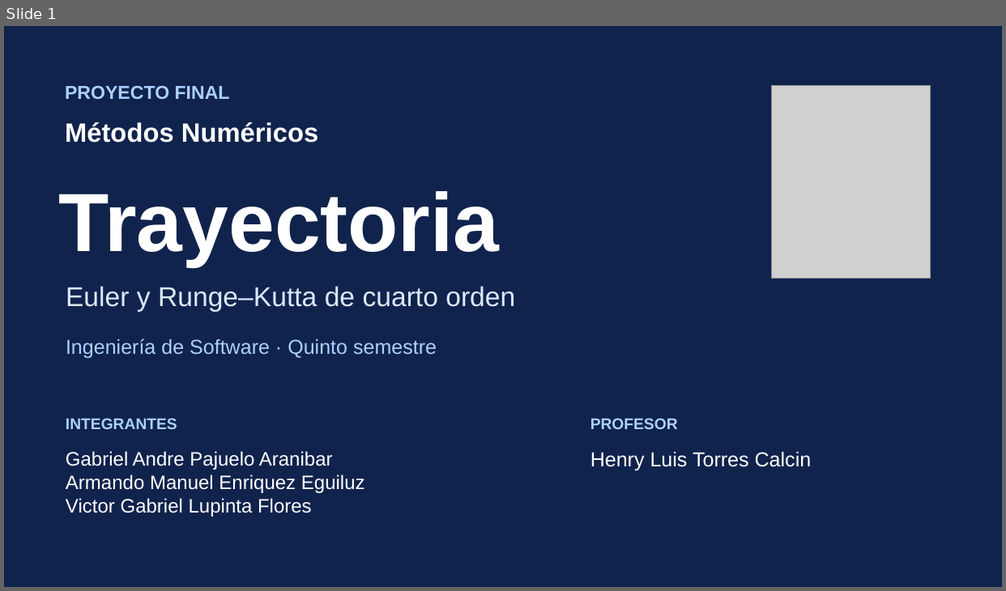
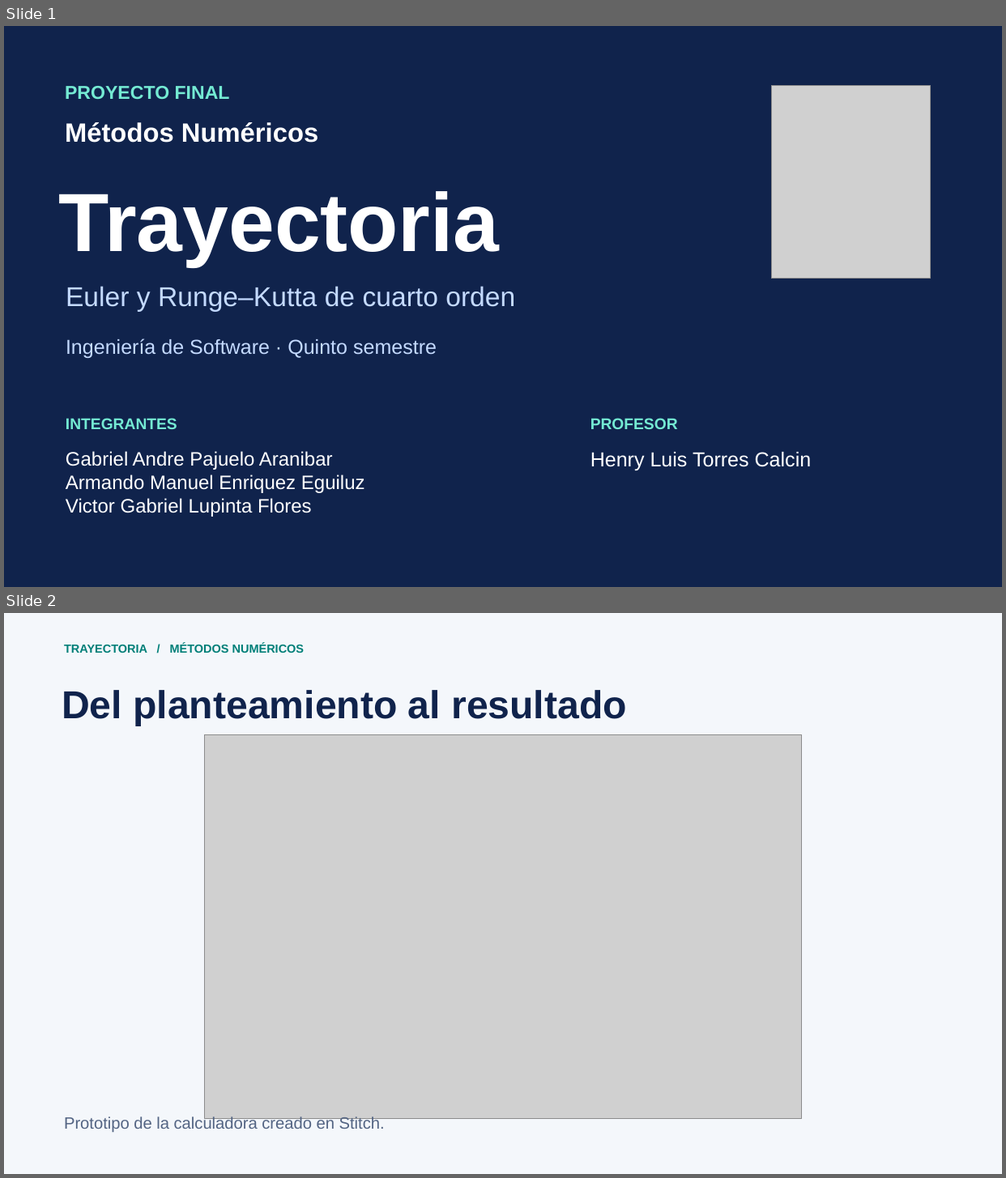
Before and after one commit to Quetzalq4321q/metodos-numericos, a slide deck: output/Trayectoria-Demostracion.pptx. Shown one above the other, each under a label of ours: slide 1 before the commit, slides 1 and 2 after it. The pictures are 1006x591 and 1006x1178 pixels, drawn with LibreOffice and Linux fonts; fonts in the diff are those of the drawing; grey boxes stand for pictures. Boxes give left, top, right and bottom in pixels: in the first picture for what was removed or moved away, otherwise in the second. Text is boxed around its words. In the diff, an @@ line names an element or a change of style, - is before the commit and + after.

```diff
--- a/output/Trayectoria-Demostracion.pptx
+++ b/output/Trayectoria-Demostracion.pptx
@@ slide 2 added at (4, 613, 1002, 1174), background #F4F7FB @@
@@ text added at (64, 643, 305, 653), 11.2 pt, text #007F78, bold @@
+TRAYECTORIA / MÉTODOS NUMÉRICOS
@@ text added at (62, 690, 627, 726), 37.5 pt, text #10234C, bold @@
+Del planteamiento al resultado
@@ picture added at (205, 735, 801, 1119) @@
@@ text added at (64, 1116, 385, 1132), 15.8 pt, text #536483 @@
+Prototipo de la calculadora creado en Stitch.
@@ slide 1 changed as well @@
@@ text "Euler y Runge–Kutta de cuarto ..." at (66, 286, 515, 312): text colour #DCE8FF to #C4DAFF @@
@@ text "Ingeniería de Software · Quinto ..." at (66, 339, 437, 358): text colour #ACD0FF to #C4DAFF @@
@@ text colour #ACD0FF to #74EAD3 in 3 elements at (65, 86, 230, 99), (66, 418, 177, 429), (590, 418, 678, 429) @@
```
Also in this commit, not shown: 4 other slides changed, 2 other slides added, 3 slides removed, 11 other files.
